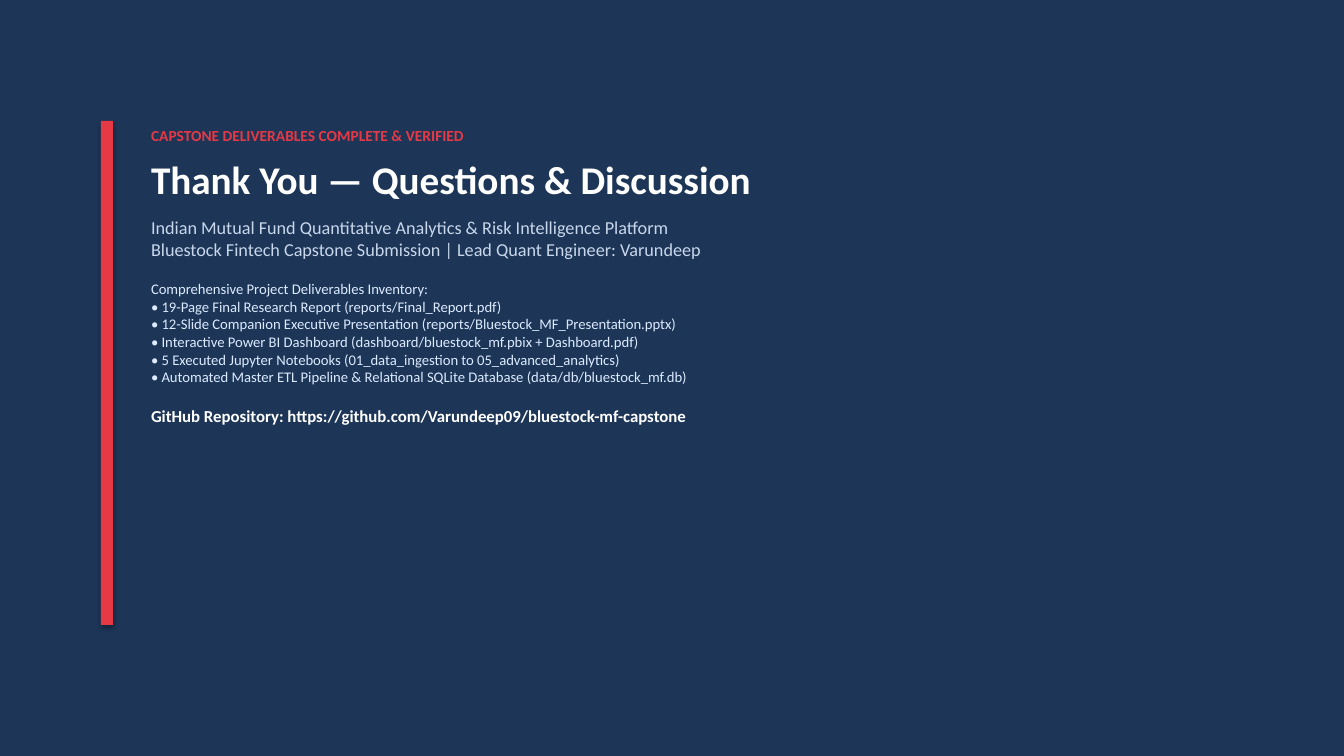
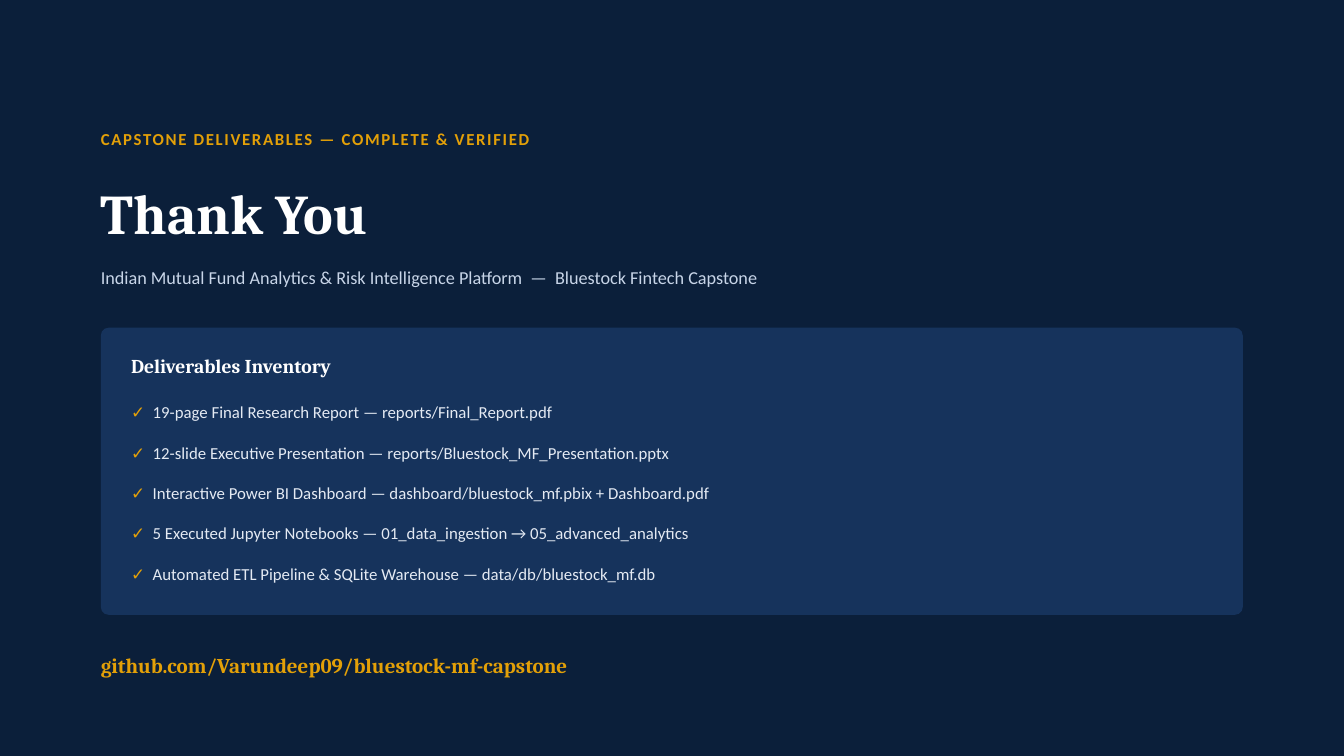
Before and after one commit to Varundeep09/bluestock-mf-capstone, a slide deck: slide 12 of reports/Bluestock_MF_Presentation.pptx. Drawn at 1344x756 pixels with LibreOffice and Linux fonts; fonts in the diff are those of the drawing. Boxes give left, top, right and bottom in pixels: in the first picture for what was removed or moved away, otherwise in the second. Text is boxed around its words. In the diff, an @@ line names an element or a change of style, - is before the commit and + after.

```diff
--- a/reports/Bluestock_MF_Presentation.pptx
+++ b/reports/Bluestock_MF_Presentation.pptx
@@ background #FFFFFF to #0B1F3A @@
@@ rectangle removed at [0,0,1344,756] @@
@@ rectangle removed at [101,121,113,625] @@
@@ text added at [101,134,530,145], 12 pt, text #E3A008, bold @@
+CAPSTONE DELIVERABLES — COMPLETE & VERIFIED
@@ text added at [101,195,368,235], 40 pt, text #FFFFFF, bold @@
+Thank You
@@ text "Indian Mutual Fund Analytics & ..." at [101,271,757,287]: vertical alignment top to middle @@
@@ text at [101,271,757,287]: text changed; size 10.5 to 13 pt; text colour #DCEBFF to #C8D5E8 @@
-CAPSTONE DELIVERABLES COMPLETE & VERIFIED
-Thank You — Questions & Discussion
-Indian Mutual Fund Quantitative Analytics & Risk Intelligence Platform
-Bluestock Fintech Capstone Submission | Lead Quant Engineer: Varundeep
-Comprehensive Project Deliverables Inventory:
-• 19-Page Final Research Report (reports/Final_Report.pdf)
-• 12-Slide Companion Executive Presentation (reports/Bluestock_MF_Presentation.pptx)
-• Interactive Power BI Dashboard (dashboard/bluestock_mf.pbix + Dashboard.pdf)
-• 5 Executed Jupyter Notebooks (01_data_ingestion to 05_advanced_analytics)
-• Automated Master ETL Pipeline & Relational SQLite Database (data/db/bluestock_mf.db)
-GitHub Repository: https://github.com/Varundeep09/bluestock-mf-capstone
+Indian Mutual Fund Analytics & Risk Intelligence Platform — Bluestock Fintech Capstone
@@ rounded rectangle added at [101,328,1243,615], fill #16335C @@
@@ text added at [131,359,331,378], 14 pt, text #FFFFFF, bold @@
+Deliverables Inventory
@@ text added at [153,406,552,421], 12 pt, text #E4EAF3 @@
+✓ 19-page Final Research Report — reports/Final_Report.pdf
@@ text added at [153,447,669,462], 12 pt, text #E4EAF3 @@
+✓ 12-slide Executive Presentation — reports/Bluestock_MF_Presentation.pptx
@@ text added at [153,487,709,502], 12 pt, text #E4EAF3 @@
+✓ Interactive Power BI Dashboard — dashboard/bluestock_mf.pbix + Dashboard.pdf
@@ text added at [153,527,688,542], 12 pt, text #E4EAF3 @@
+✓ 5 Executed Jupyter Notebooks — 01_data_ingestion → 05_advanced_analytics
@@ text added at [153,568,655,583], 12 pt, text #E4EAF3 @@
+✓ Automated ETL Pipeline & SQLite Warehouse — data/db/bluestock_mf.db
@@ text added at [101,658,567,678], 15 pt, text #E3A008, bold @@
+github.com/Varundeep09/bluestock-mf-capstone
```
Also in this commit, not shown: 5 other slides changed, 6 slides added, 6 slides removed, 3 other files.
